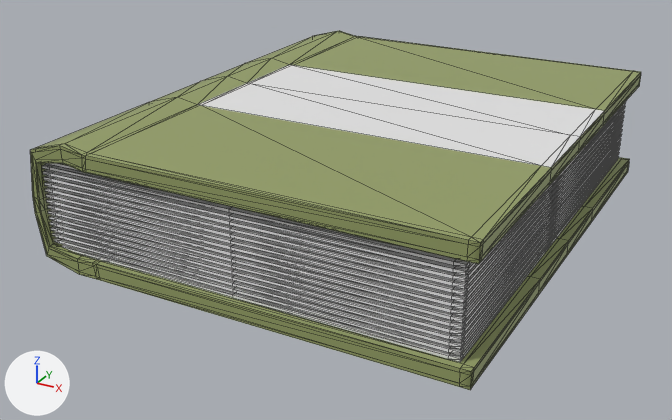
What one commit did to the glTF model assets/book.glb.
One viewpoint serves both versions: a 50 mm lens placed at (0.1232, -0.2376, 0.1129), pointed at (-0.0018, -0.0103, -0.0008). The axes (+X, +Y, +Z) are drawn at lower left. The lights are the same throughout. Mesh edges are drawn as thin lines. Where no turn or scale is listed for an object, it has been applied to the vertices. Vertices at the same position are counted once.

In view in the first picture: 'book close_paper.016'.
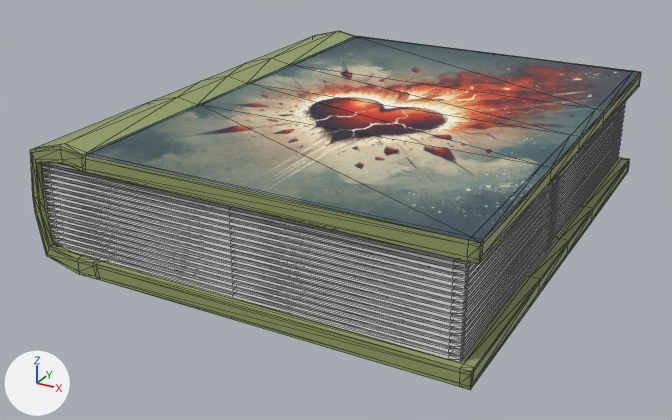
The newer file is also rescaled (x1.933), turned or shifted as a whole; pictures and numbers use the older file's frame.

The change, as JSON lines over the scene's bpy script:
```json
{"op": "add", "block": "img_capalivro_base", "code": ["img_capalivro_base = load_image('CapaLivro Base', '_unpacked/CapaLivro_Base', 914, 1600, 'sRGB')"]}
{"block": "mat_book_close_banner", "where": "n2 = _N.new('ShaderNodeMix'); n2.name = 'Mix'"}
{"op": "remove", "block": "mat_book_close_banner", "code": "n2.inputs[7].default_value = (0.8, 0.8, 0.8, 1.0)  # 'B', white #e7e7e7"}
{"op": "add", "block": "mat_book_close_banner", "code": "n4 = _N.new('ShaderNodeTexImage'); n4.name = 'Image Texture'"}
{"op": "add", "block": "mat_book_close_banner", "code": "n4.image = img_capalivro_base"}
{"block": "mat_book_close_banner", "where": "n3 = _N.new('ShaderNodeVertexColor'); n3.name = 'Color Attribute'"}
{"op": "remove", "block": "mat_book_close_banner", "code": "_L.new(n3.outputs[0], n2.inputs[6])  # 'Color' to 'A'"}
{"op": "add", "block": "mat_book_close_banner", "code": "_L.new(n3.outputs[0], n2.inputs[7])  # 'Color' to 'B'"}
{"op": "add", "block": "mat_book_close_banner", "code": "_L.new(n4.outputs[0], n2.inputs[6])  # 'Color' to 'A'"}
{"block": "me_cube_017", "where": "me_cube_017.from_pydata(...)  # 1072 vertices, 2076 faces; spans x -0.0033..0.123, y -0.0744..0.0744, z -0.0316..0.0052"}
{"block": "me_cube_017", "where": "# used by ob_book_close_paper_016; location = (-0.0563, 0.0, 0.0271)"}
{"block": "me_cube_017", "change": "me_cube_017 part 1: 75 kept faces spanning x 0.0092..0.123, y -0.0744..0.0744, z 0.003..0.0052 get new texture (UV) coordinates"}
{"block": "me_cube_017", "change": "me_cube_017 part 2: 24 faces spanning x 0.0165..0.123, y -0.0744..0.0744, z 0.004 switch from mat_book_close to mat_book_close_banner"}
```

Changed parts and their boxes [x1, y1, x2, y2] in the pictures (672 x 420 px):
```json
{"object": "book close_paper.016", "change": "surface changed", "before": [81, 34, 641, 245], "after": [81, 34, 641, 245]}
{"part": 1, "of": "me_cube_017", "change": "surface changed", "before": [81, 34, 641, 245], "after": [81, 34, 641, 245]}
{"part": 2, "of": "me_cube_017", "change": "recoloured", "before": [83, 36, 641, 243], "after": [83, 36, 641, 243], "on screen": "green to grey"}
```
